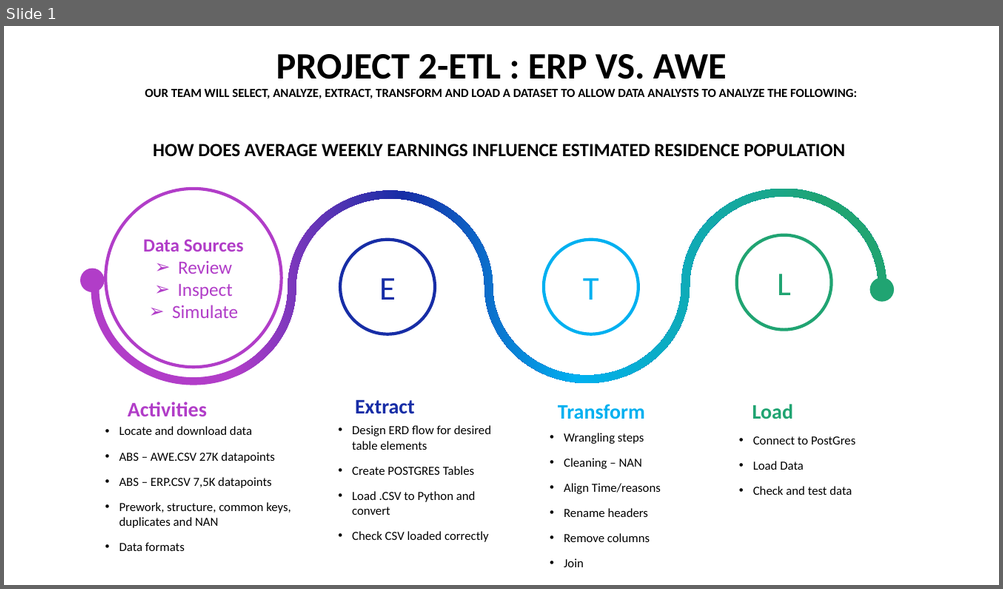
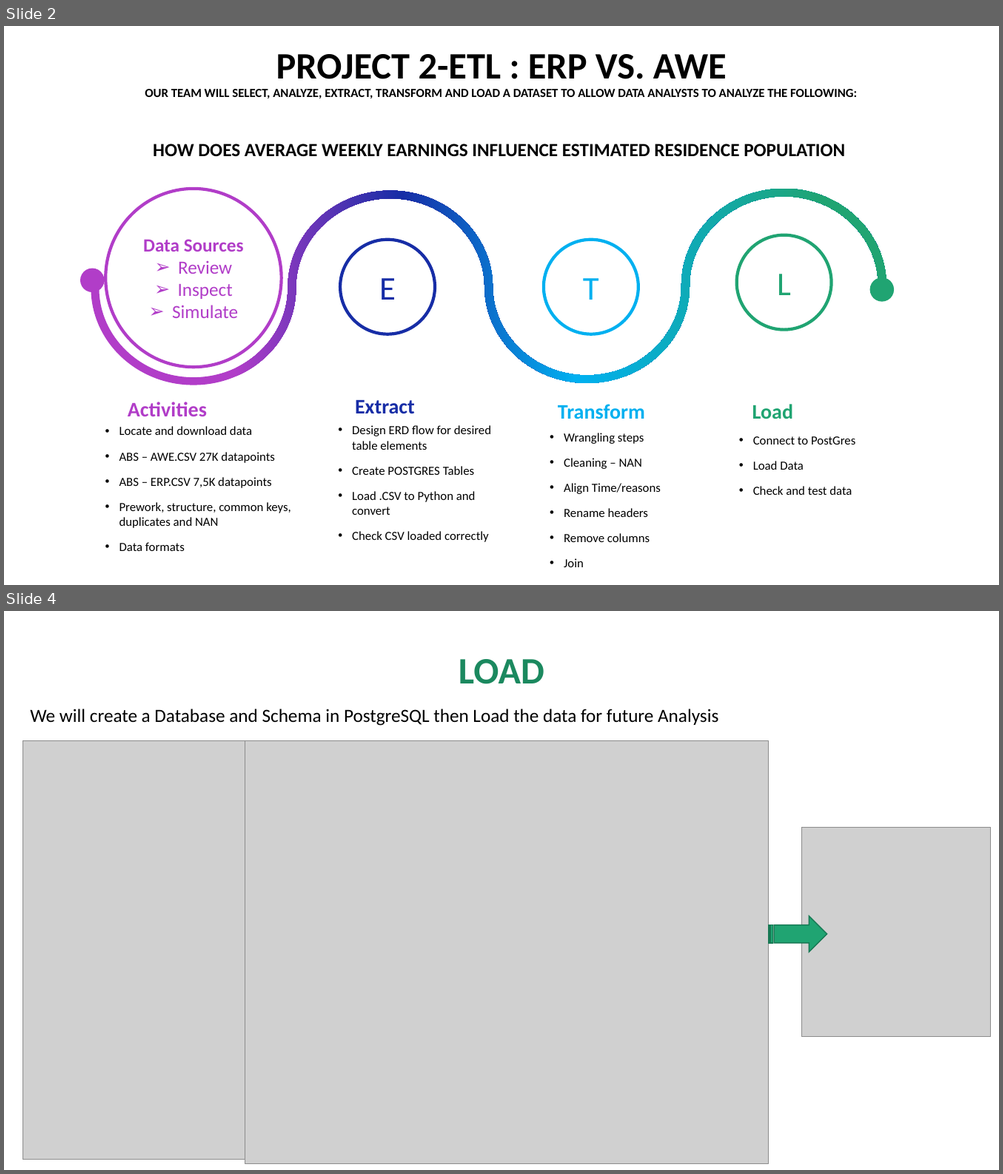
Before and after one commit to jonowood/Project_2, a slide deck: Project 2-ETL - ERP vs.AWE.pptx. Shown one above the other, each under a label of ours: slide 1 before the commit, slides 2 and 4 after it; the slides between them are not shown. The pictures are 1003x589 and 1003x1174 pixels, drawn with LibreOffice and Linux fonts; fonts in the diff are those of the drawing; grey boxes stand for pictures. Boxes give left, top, right and bottom in pixels: in the first picture for what was removed or moved away, otherwise in the second. Text is boxed around its words. In the diff, an @@ line names an element or a change of style, - is before the commit and + after.

```diff
--- a/Project 2-ETL - ERP vs.AWE.pptx
+++ b/Project 2-ETL - ERP vs.AWE.pptx
@@ slide 4 added at box(4, 611, 999, 1170), background #FFFFFF @@
@@ title added at box(458, 659, 544, 684), 36 pt, text #1B895F, bold @@
+LOAD
@@ text added at box(30, 709, 718, 726), 18 pt, text #000000 @@
+We will create a Database and Schema in PostgreSQL then Load the data for future Analysis
@@ picture added at box(22, 741, 245, 1161) @@
@@ picture added at box(245, 741, 768, 1165) @@
@@ picture added at box(802, 827, 990, 1037) @@
@@ striped right arrow added at box(768, 916, 826, 952), fill #20A472, outline #187954 1 pt @@
@@ what was slide 1 is now slide 2 @@
```
Also in this commit, not shown: 1 slide changed, 1 other slide added, 3 slides removed.
